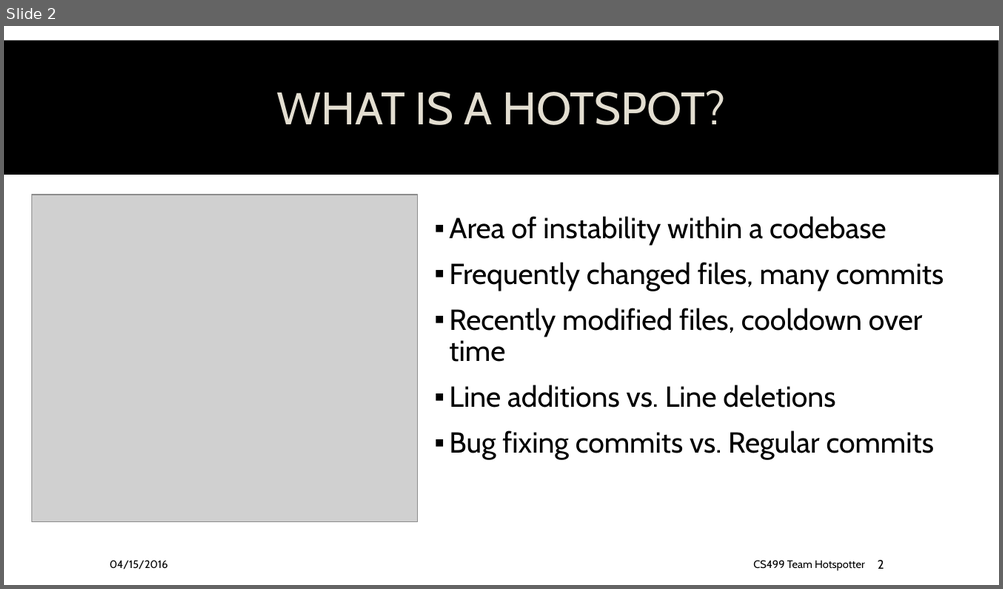
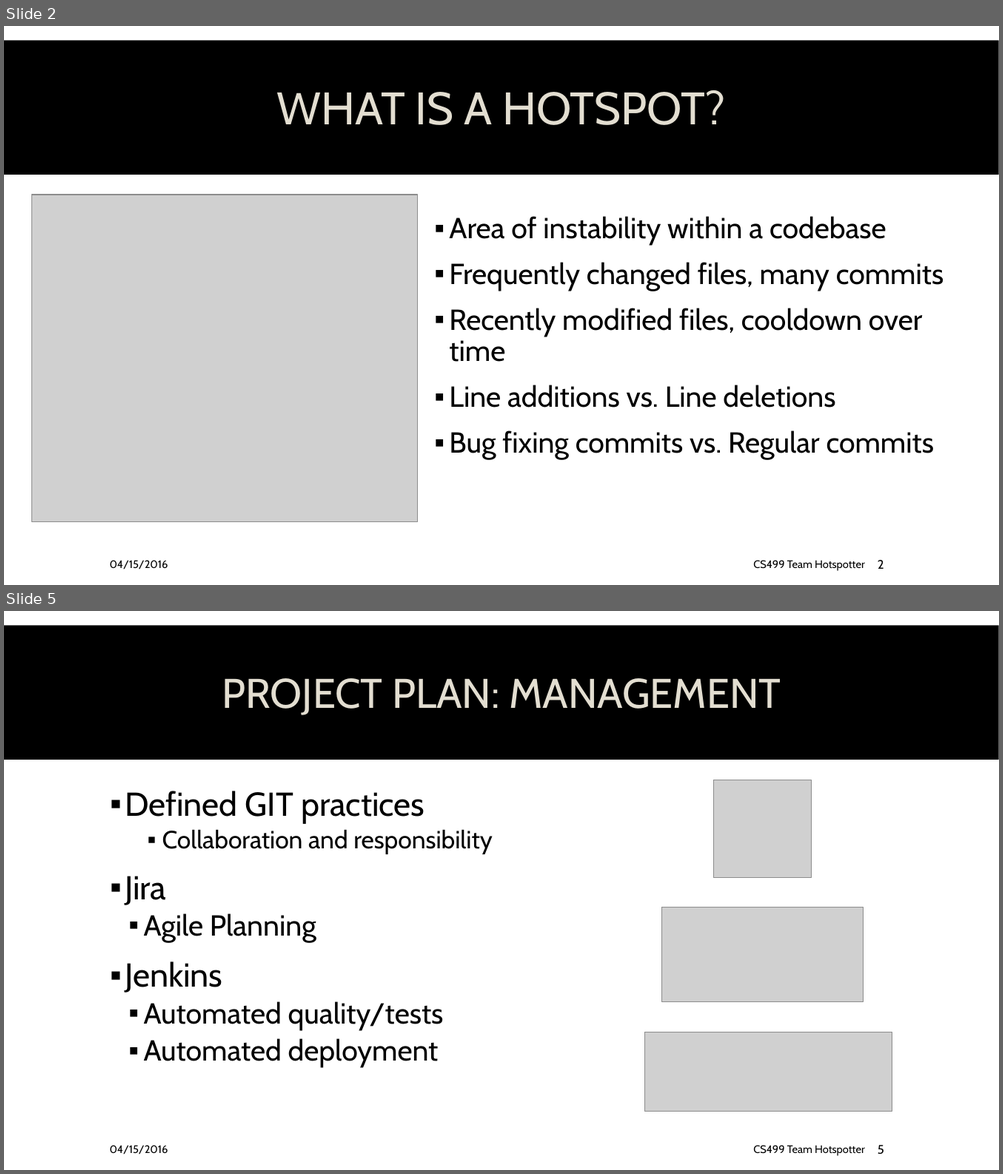
Before and after one commit to spesmit/hotspotter, a slide deck: Documentation/Presentations/CS499 Final Presentation.pptx. Shown one above the other, each under a label of ours: slide 2 before the commit, slides 2 and 5 after it; the slides between them are not shown. The pictures are 1003x589 and 1003x1174 pixels, drawn with LibreOffice and Linux fonts; fonts in the diff are those of the drawing; grey boxes stand for pictures; background and template pictures are left out. Boxes give left, top, right and bottom in pixels: in the first picture for what was removed or moved away, otherwise in the second. Text is boxed around its words. In the diff, an @@ line names an element or a change of style, - is before the commit and + after.

```diff
--- a/Documentation/Presentations/CS499 Final Presentation.pptx
+++ b/Documentation/Presentations/CS499 Final Presentation.pptx
@@ slide 5 added at bbox=[4, 611, 999, 1170], background picture (left out); not listed: 1 template element that a slide beside it also shows @@
@@ title added at bbox=[222, 678, 780, 715], 40 pt, text #E3DED1 @@
+PROJECT PLAN: MANAGEMENT
@@ picture added at bbox=[713, 780, 811, 877] @@
@@ text added at bbox=[125, 791, 492, 1068], 28 pt, text #000000 @@
+▪ Defined GIT practices
+    ▪ Collaboration and responsibility
+▪ Jira
+  ▪ Agile Planning
+▪ Jenkins
+  ▪ Automated quality/tests
+  ▪ Automated deployment
@@ picture added at bbox=[661, 908, 862, 1002] @@
@@ picture added at bbox=[644, 1033, 891, 1112] @@
@@ text added at bbox=[110, 1145, 168, 1155], 10.5 pt, text #000000 @@
+04/15/2016
@@ text added at bbox=[753, 1145, 865, 1156], 10.5 pt, text #000000 @@
+CS499 Team Hotspotter
@@ page number added at bbox=[877, 1145, 884, 1155], 12 pt, text #000000 @@
+5
```
Also in this commit, not shown: 7 slides changed, 1 other slide added, 1 other file.
